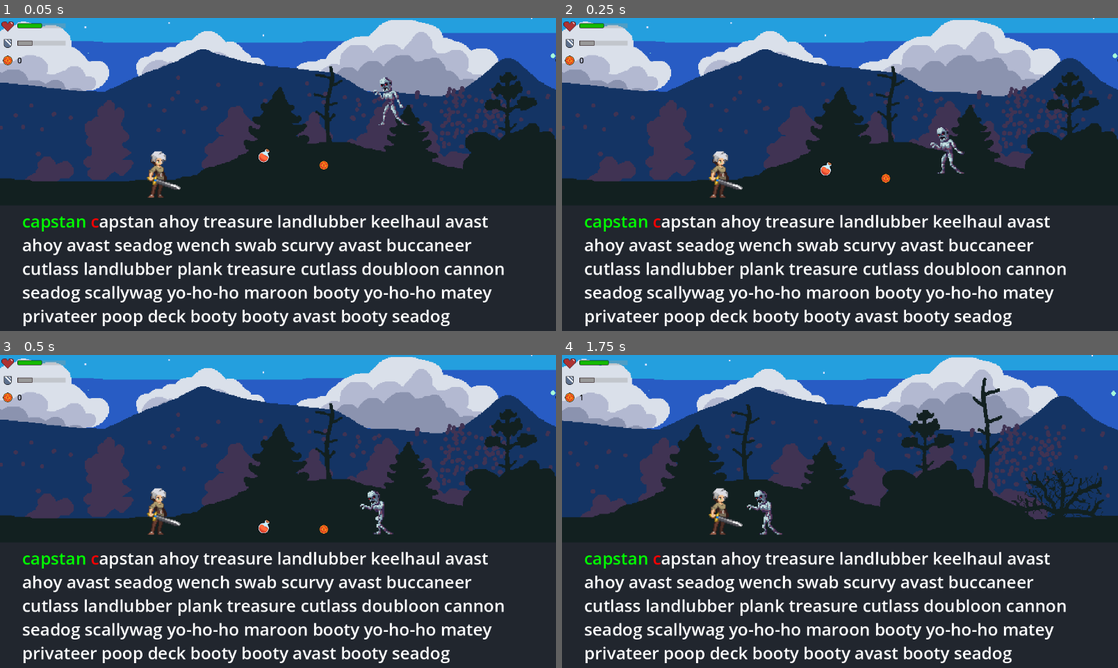
Above: before the commit, frames 1-4 (two rows, left to right).
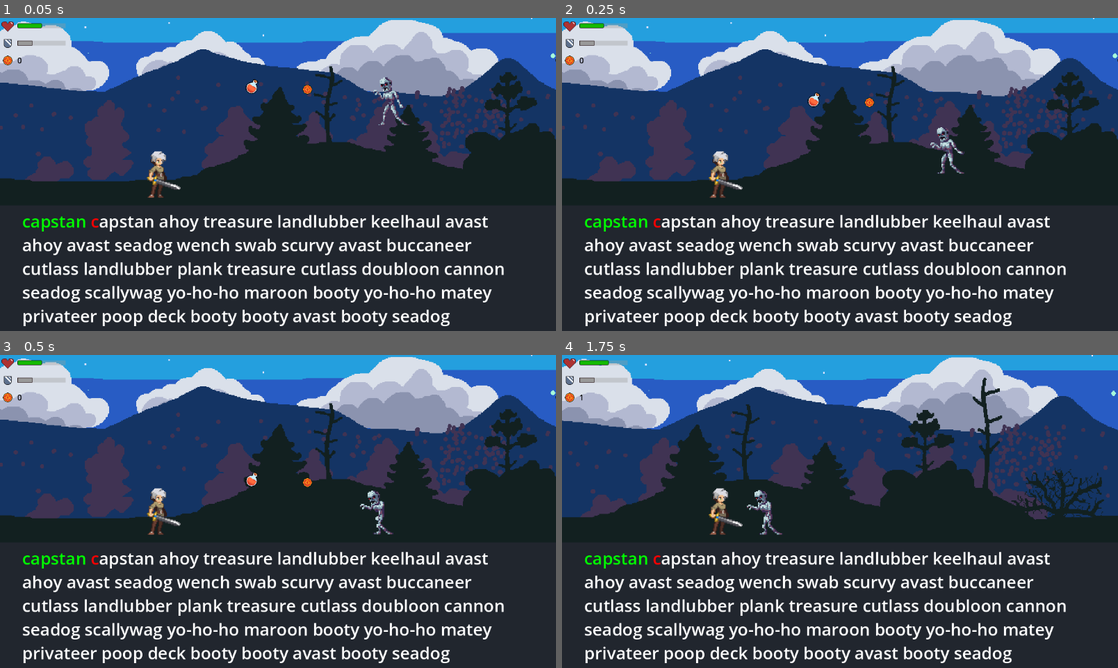
Above: after the commit, the same moments.

Repository: Rip50/RogueType
Game: Godot game, scene res://scenes/levels/level_night_forest.tscn
Two runs of this game, one before a commit and one after it. Both use one fixed random seed, a clock stepped at 60 frames per second and the inputs below.
Inputs (mouse positions are in pixels of both pictures, inside the frame that each line leads up to):
- Up to frame 1 (0.05 s): no input
- Up to frame 2 (0.25 s): no input
- Up to frame 3 (0.5 s): no input
- Up to frame 4 (1.75 s): tap Enter at 0.5 s; move the mouse to (962, 495) at 0.52 s; hold Right (move_right) from 0.53 s (still down); tap Space (attack) at 0.6 s; click (962, 495) at 0.67 s; move the mouse to (728, 527) at 1.27 s; tap Tab (pick_up) at 1.35 s

The runs differ from the first frame. In frame 1, 0.2% of the frame differs, in the area x 44-60%, y 19-49%; in frame 2, 0.2%; in frame 3, 0.2%; in frame 4, nothing differs.

Commit message:
Item drop logic has been rewritten.
Enemies drop items away from player.
Zombie drops healing potions and/or coins

Diff:
--- a/scenes/enemies/enemy.gd
+++ b/scenes/enemies/enemy.gd
@@ -1,2 +1,4 @@
 class_name Enemy
 extends Character
+
+@export var drops: Array[DropData]
--- /dev/null
+++ b/scenes/enemies/scripts/drop_data.gd
@@ -0,0 +1,25 @@
+class_name DropData
+extends Resource
+
+enum RandType { STANDARD, NORMAL}
+
+@export var item : PackedScene
+@export_range( 0, 100, 1, "suffix:%" ) var probability : float = 100
+@export var count_randomization_type : RandType = RandType.STANDARD
+@export_range( 1, 10, 1, "suffix:items" ) var min_amount : int = 1
+@export_range( 1, 10, 1, "suffix:items" ) var max_amount : int = 1
+@export var mean_amount: int = 1
+@export var amount_deviation: int = 1
+
+
+func get_drop_count() -> int:
+	var count := 0
+
+	if randf_range( 0, 100 ) >= 100 - probability:
+		match count_randomization_type:
+			RandType.NORMAL:
+				count = floori(randfn(mean_amount, amount_deviation))
+			RandType.STANDARD:
+				count = randi_range( min_amount, max_amount)
+
+	return max(0, count)
--- a/scenes/enemies/zombie.tscn
+++ b/scenes/enemies/zombie.tscn
@@ -1,17 +1,42 @@
-[gd_scene load_steps=44 format=3 uid="uid://vu2yk3702nqa"]
+[gd_scene load_steps=49 format=3 uid="uid://vu2yk3702nqa"]
 
 [ext_resource type="Texture2D" uid="uid://o7cveg0tptjd" path="res://art/zombie-sheet.png" id="1_555a7"]
 [ext_resource type="Shader" uid="uid://b424xgnciqpij" path="res://shaders/flash.tres" id="1_c0m4n"]
 [ext_resource type="Script" path="res://scenes/enemies/zombie.gd" id="1_n530s"]
+[ext_resource type="PackedScene" uid="uid://cf2uo2vqacma" path="res://scenes/items/healing_potion.tscn" id="2_elptb"]
 [ext_resource type="Script" path="res://scenes/states/enemy_iddle_state.gd" id="2_f00md"]
 [ext_resource type="Script" path="res://scenes/states/enemy_wandering_state.gd" id="3_873i1"]
+[ext_resource type="Script" path="res://scenes/enemies/scripts/drop_data.gd" id="3_egy5t"]
 [ext_resource type="Script" path="res://scenes/stats/health_stats.gd" id="4_2epim"]
 [ext_resource type="Script" path="res://scenes/states/enemy_attacking_state.gd" id="4_4q7ti"]
+[ext_resource type="PackedScene" uid="uid://bc5cd83ugexa6" path="res://scenes/items/coin.tscn" id="4_efo5b"]
 [ext_resource type="Script" path="res://scenes/states/enemy_prepare_attack_state.gd" id="4_mpwxv"]
 [ext_resource type="PackedScene" uid="uid://10cog181cq5u" path="res://scenes/melee_attack_zone.tscn" id="5_tx2j2"]
 [ext_resource type="Script" path="res://scenes/state_machine.gd" id="5_yt1yb"]
 [ext_resource type="Script" path="res://scenes/stats/movement_stats.gd" id="8_t7k5g"]
 [ext_resource type="Script" path="res://scenes/stats/attack_stats.gd" id="9_c4noe"]
+
+[sub_resource type="Resource" id="Resource_djrj2"]
+resource_local_to_scene = true
+script = ExtResource("3_egy5t")
+item = ExtResource("2_elptb")
+probability = 5.0
+count_randomization_type = 0
+min_amount = 1
+max_amount = 1
+mean_amount = 1
+amount_deviation = 1
+
+[sub_resource type="Resource" id="Resource_em1ro"]
+resource_local_to_scene = true
+script = ExtResource("3_egy5t")
+item = ExtResource("4_efo5b")
+probability = 100.0
+count_randomization_type = 1
+min_amount = 1
+max_amount = 10
+mean_amount = 2
+amount_deviation = 3
 
 [sub_resource type="ShaderMaterial" id="ShaderMaterial_3007r"]
 resource_local_to_scene = true
@@ -253,6 +278,7 @@
 collision_layer = 4
 collision_mask = 3
 script = ExtResource("1_n530s")
+drops = Array[ExtResource("3_egy5t")]([SubResource("Resource_djrj2"), SubResource("Resource_em1ro")])
 attack_stats = NodePath("AttackStats")
 health_stats = NodePath("HealthStats")
 movement_stats = NodePath("MovementStats")
--- a/scenes/items/coin.tscn
+++ b/scenes/items/coin.tscn
@@ -7,7 +7,6 @@
 
 [node name="Coin" type="RigidBody2D" groups=["Item"]]
 collision_layer = 16
-mass = 0.05
 script = ExtResource("1_i4apt")
 
 [node name="CollisionShape2D" type="CollisionShape2D" parent="."]
--- a/scenes/items_spawner.gd
+++ b/scenes/items_spawner.gd
@@ -1,7 +1,4 @@
 extends Node
-
-@export var healing_item_spawn_probability : float = 0.2
-const HEALING_POTION = preload("res://scenes/items/healing_potion.tscn")
 
 # Called when the node enters the scene tree for the first time.
 func _ready() -> void:
@@ -9,7 +6,24 @@
 
 
 func _try_spawn_item(enemy : Enemy) -> void:
-	if healing_item_spawn_probability > randf():
-		var item = HEALING_POTION.instantiate()
-		item.global_position = enemy.global_position
-		call_deferred("add_child", item)
+	for drop in enemy.drops:
+		var count = drop.get_drop_count()
+		for i in count:
+			_spawn_item(drop.item, enemy.global_position, true)
+
+
+func _spawn_item(item_scene: PackedScene, position: Vector2, apply_rand_impulse: bool = false) -> void:
+	var item := item_scene.instantiate()
+	item.global_position = position
+	get_parent().call_deferred("add_child", item)
+
+	if item is RigidBody2D and apply_rand_impulse:
+		item.lock_rotation = true
+		var impulse = _calculate_rand_impulse()
+		item.apply_central_impulse(impulse)
+
+
+func _calculate_rand_impulse() -> Vector2:
+	var x = randf_range(200, 500)
+	var y = randf_range(-200, -500)
+	return Vector2(x, y)
--- a/scenes/levels/level_night_forest.tscn
+++ b/scenes/levels/level_night_forest.tscn
@@ -71,8 +71,8 @@
 [node name="Zombie" parent="." instance=ExtResource("6_8g5ty")]
 position = Vector2(475, -185)
 
+[node name="HealingPotion" parent="." instance=ExtResource("10_dl7da")]
+position = Vector2(197, -199)
+
 [node name="Coin" parent="." instance=ExtResource("12_tfh5s")]
-position = Vector2(345, -36)
-
-[node name="HealingPotion" parent="." instance=ExtResource("10_dl7da")]
-position = Vector2(222, -56)
+position = Vector2(311, -193)
